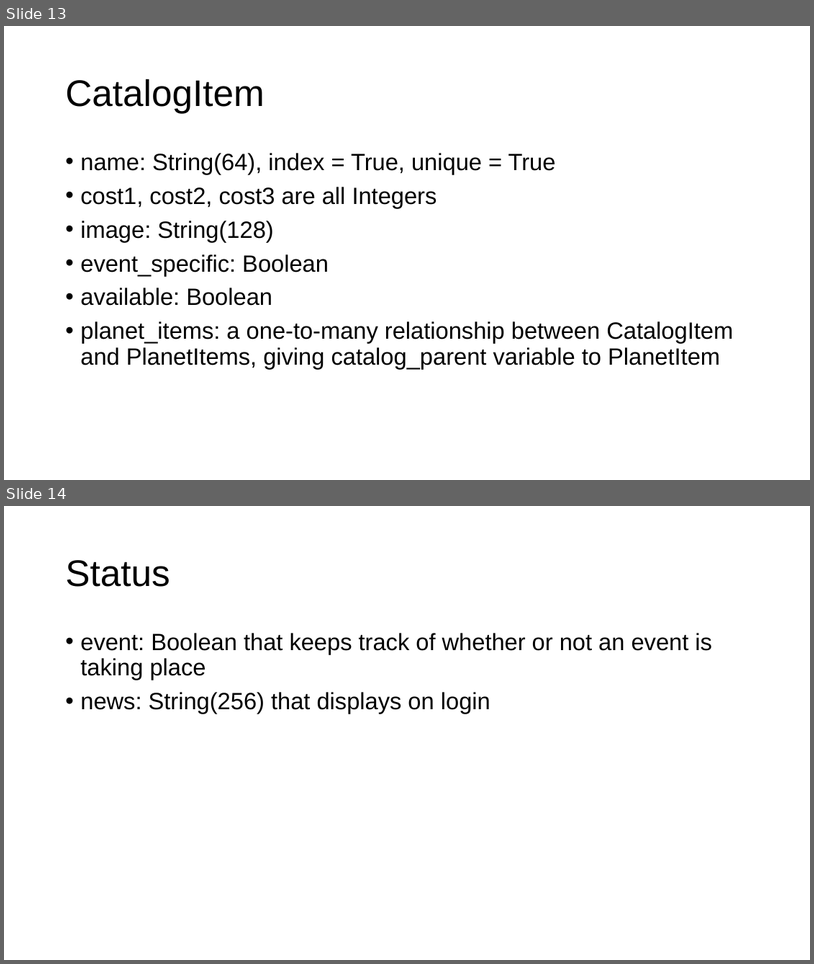
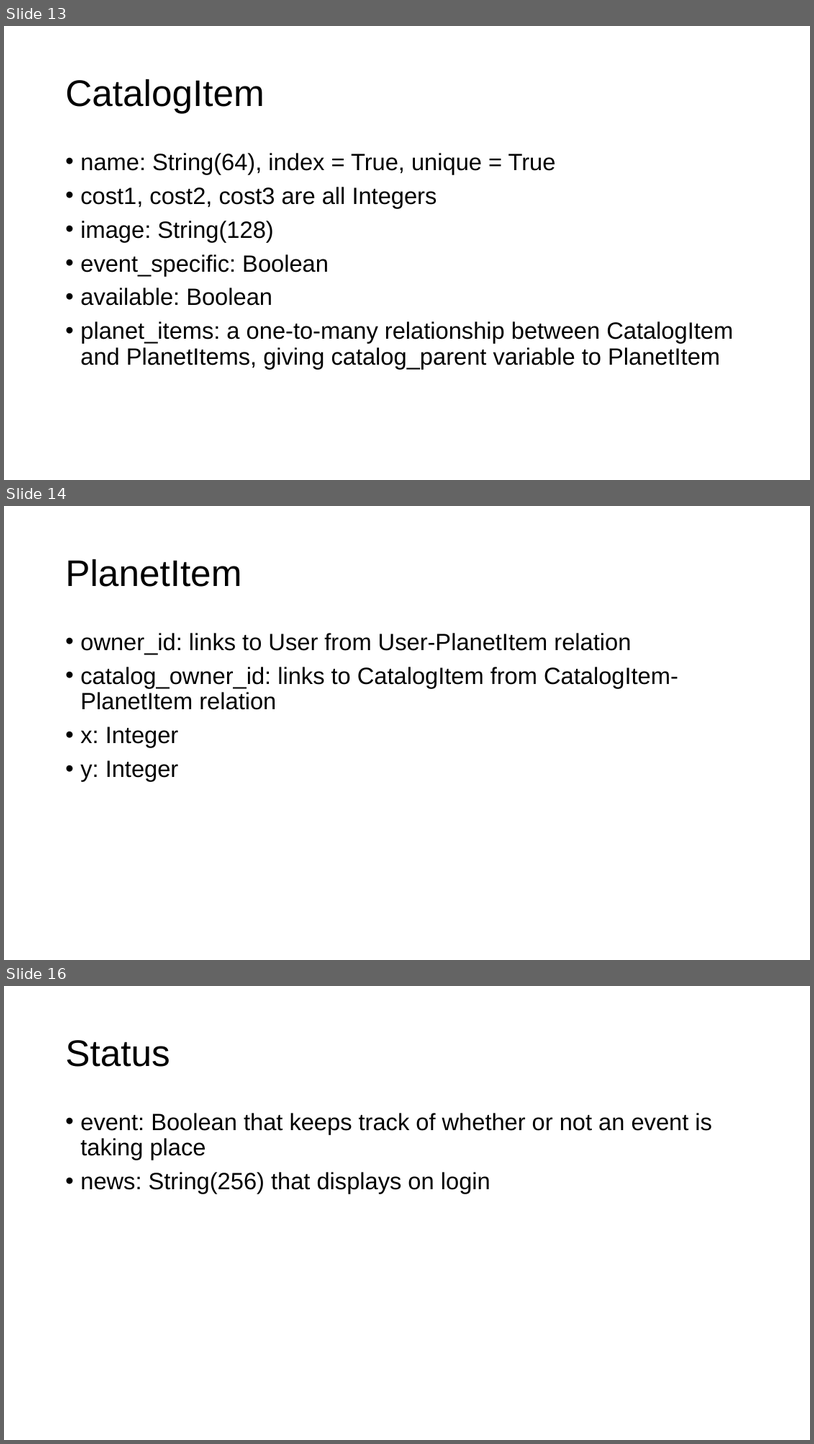
Before and after one commit to gmfk07/iu2018-backend, a slide deck: iu-spec-backend.pptx. Shown one above the other, each under a label of ours: slides 13 and 14 before the commit, slides 13, 14 and 16 after it; the slides between them are not shown. The pictures are 814x964 and 814x1444 pixels, drawn with LibreOffice and Linux fonts; fonts in the diff are those of the drawing. Boxes give left, top, right and bottom in pixels: in the first picture for what was removed or moved away, otherwise in the second. Text is boxed around its words. In the diff, an @@ line names an element or a change of style, - is before the commit and + after.

Commit message:
Shop Item Update, Powerpoint Update

```diff
--- a/iu-spec-backend.pptx
+++ b/iu-spec-backend.pptx
@@ slide 14 added at (4,506,810,960), background #FFFFFF @@
@@ title added at (65,559,242,587), 44 pt, text #000000 @@
+PlanetItem
@@ text added at (80,633,679,781), 28 pt, text #000000 @@
+• owner_id: links to User from User-PlanetItem relation
+• catalog_owner_id: links to CatalogItem from CatalogItem-PlanetItem relation
+• x: Integer
+• y: Integer
@@ what was slide 14 is now slide 16 @@
```
Also in this commit, not shown: 4 slides changed, 2 other slides added, 4 other files.
